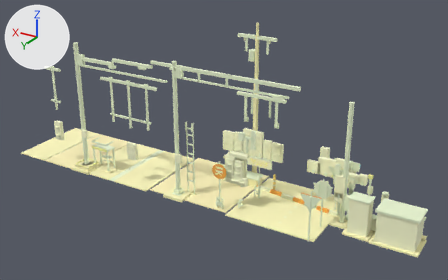
The glTF model exports/gltf/scene_night_retroreflection.glb as it was, and as the next commit left it.
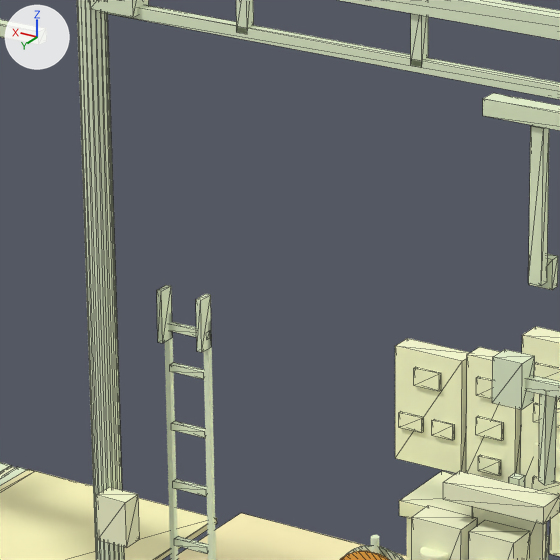
The first picture shows the older version from a 50 mm camera at (-9.7, 21.6, 13.2) aimed at (3.3, -0.1, 2.4). The close-ups show the older and then the newer version on the part from 36% to 56% of the width and 27% to 59% of the height of that picture. Only the edits that show in the close-ups are written down. Every picture has the same lights, and +X, +Y and +Z are marked at upper left. The close-ups show mesh edges as thin lines.

Objects in the first close-up: 'base.001', 'deck_left', 'hanger_left', 'hood.001', 'housing.011', 'housing.012', 'housing.013', 'housing.016', 'mast', 'service_box', 'truss_bottom', 'truss_top' and 42 more.
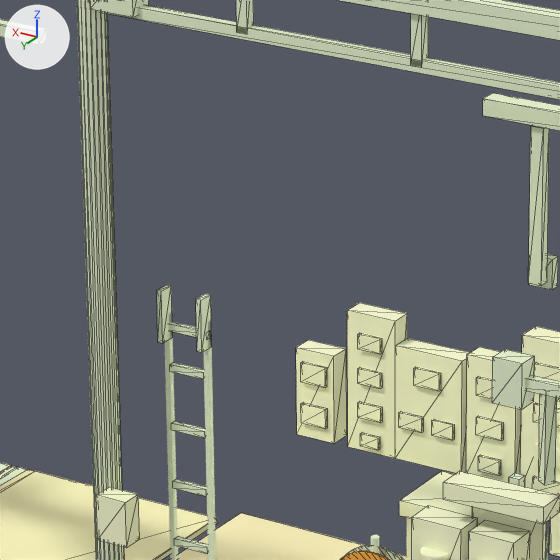
Changed parts and their boxes (x1, y1, x2, y2) in the close-ups (560 x 560 px):
'housing.022', added (beige): after (347, 303, 407, 458)
'housing.025', added (beige): after (296, 340, 347, 444)
'display_bike_green', added (beige): after (301, 402, 328, 429)
'display_bike_red', added (beige): after (301, 361, 327, 388)
'display_bar_hold', added (beige): after (358, 367, 383, 389)
'display_bar_go', added (beige): after (358, 402, 383, 423)
'display_bar_stop', added: after (358, 333, 382, 354)
'display_bar_call', added: after (360, 432, 380, 450)
'housing.021', unchanged, covered by the edit: before (469, 520, 530, 560)
'housing.026', unchanged, uncovered by the edit: after (469, 520, 530, 560)

What changed in the scene script:
```text
Add me_display_bike_green:
    me_display_bike_green.from_pydata(...)  # a box spanning x 4.85..5.07, y -1.53..-1.5, z 1.32..1.48
    me_display_bike_green.materials.append(mat_mat_signal_lens_green_off)  # beige #fcffd5
Add me_display_bike_red:
    me_display_bike_red.from_pydata(...)  # a box spanning x 4.85..5.07, y -1.53..-1.5, z 1.66..1.82
    me_display_bike_red.materials.append(mat_mat_signal_lens_red_off)  # beige #fcffd5
Add me_housing_025:
    me_housing_025.from_pydata(...)  # a box spanning x 4.79..5.13, y -1.71..-1.53, z 1.2..1.92
    me_housing_025.materials.append(mat_mat_signal_housing)  # beige #fdffd4
Add me_display_bar_call:
    me_display_bar_call.from_pydata(...)  # a box spanning x 4.38..4.54, y -1.53..-1.5, z 1.25..1.35
    me_display_bar_call.materials.append(mat_mat_signal_ped_white_off)  # beige #fcffd5
Add me_display_bar_go:
    me_display_bar_go.from_pydata(...)  # a box spanning x 4.36..4.56, y -1.53..-1.5, z 1.48..1.6
    me_display_bar_go.materials.append(mat_mat_signal_ped_white_off)  # beige #fcffd5
Add me_display_bar_hold:
    me_display_bar_hold.from_pydata(...)  # a box spanning x 4.36..4.56, y -1.53..-1.5, z 1.76..1.88
    me_display_bar_hold.materials.append(mat_mat_signal_ped_white_off)  # beige #fcffd5
Add me_display_bar_stop:
    me_display_bar_stop.from_pydata(...)  # a box spanning x 4.36..4.56, y -1.53..-1.5, z 2.04..2.16
    me_display_bar_stop.materials.append(mat_mat_signal_ped_white_off)  # beige #fcffd5
Add me_housing_022:
    me_housing_022.from_pydata(...)  # a box spanning x 4.25..4.67, y -1.71..-1.53, z 1.2..2.32
    me_housing_022.materials.append(mat_mat_signal_housing)  # beige #fdffd4
Add ob_display_bike_green:
    ob_display_bike_green = bpy.data.objects.new('display_bike_green', me_display_bike_green)
    ob_display_bike_green.location = (0.0, 0.0, 0.0)
Add ob_display_bike_red:
    ob_display_bike_red = bpy.data.objects.new('display_bike_red', me_display_bike_red)
    ob_display_bike_red.location = (0.0, 0.0, 0.0)
Add ob_housing_025:
    ob_housing_025 = bpy.data.objects.new('housing.025', me_housing_025)
    ob_housing_025.location = (0.0, 0.0, 0.0)
Add ob_display_bar_call:
    ob_display_bar_call = bpy.data.objects.new('display_bar_call', me_display_bar_call)
    ob_display_bar_call.location = (0.0, 0.0, 0.0)
Add ob_display_bar_go:
    ob_display_bar_go = bpy.data.objects.new('display_bar_go', me_display_bar_go)
    ob_display_bar_go.location = (0.0, 0.0, 0.0)
Add ob_display_bar_hold:
    ob_display_bar_hold = bpy.data.objects.new('display_bar_hold', me_display_bar_hold)
    ob_display_bar_hold.location = (0.0, 0.0, 0.0)
Add ob_display_bar_stop:
    ob_display_bar_stop = bpy.data.objects.new('display_bar_stop', me_display_bar_stop)
    ob_display_bar_stop.location = (0.0, 0.0, 0.0)
Add ob_housing_022:
    ob_housing_022 = bpy.data.objects.new('housing.022', me_housing_022)
    ob_housing_022.location = (0.0, 0.0, 0.0)
```
